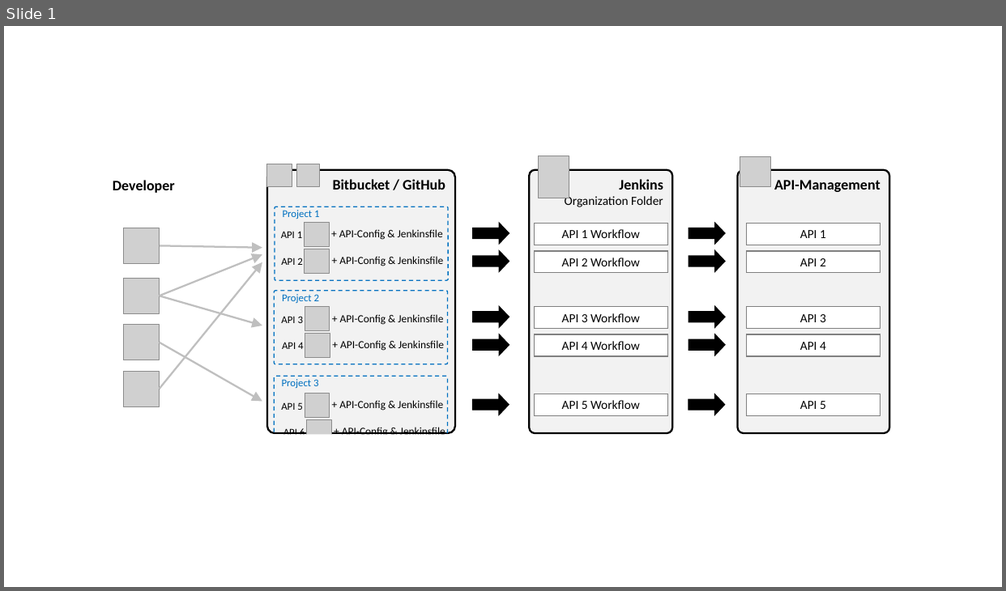
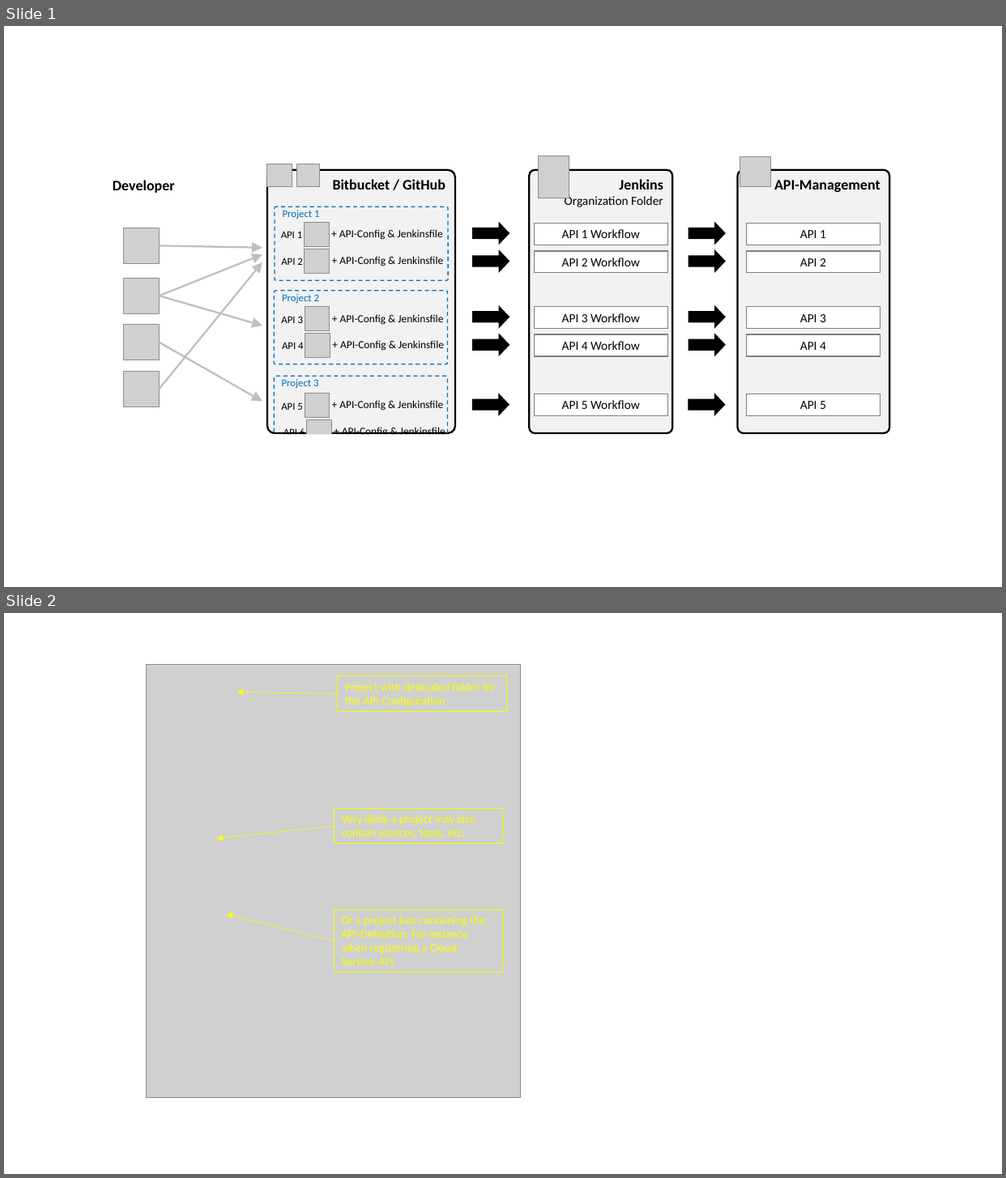
Before and after one commit to Axway-API-Management-Plus/apim-cli, a slide deck: misc/documentation/Images.pptx. Shown one above the other, each under a label of ours: slide 1 before the commit, slides 1 and 2 after it. The pictures are 1006x591 and 1006x1178 pixels, drawn with LibreOffice and Linux fonts; fonts in the diff are those of the drawing; grey boxes stand for pictures; background and template pictures are left out. Boxes give left, top, right and bottom in pixels: in the first picture for what was removed or moved away, otherwise in the second. Text is boxed around its words. In the diff, an @@ line names an element or a change of style, - is before the commit and + after.

```diff
--- a/misc/documentation/Images.pptx
+++ b/misc/documentation/Images.pptx
@@ slide 2 added at [4, 613, 1002, 1174], background #FFFFFF @@
@@ picture added at [147, 665, 521, 1098] @@
@@ rectangle added at [338, 676, 507, 711], outline #FFFF00 0.75 pt, 11 pt, text #FFFF00 @@
+Project with dedicated folder for the API-Configuration
@@ arrow added from (338, 694) to (236, 692), #FFFF00 0.5 pt @@
@@ arrow added from (334, 826) to (216, 838), #FFFF00 0.5 pt @@
@@ rectangle added at [334, 808, 503, 844], outline #FFFF00 0.75 pt, 11 pt, text #FFFF00 @@
+Very likely a project may also contain sources, tools, etc.
@@ arrow added from (334, 941) to (226, 914), #FFFF00 0.5 pt @@
@@ rectangle added at [334, 909, 503, 973], outline #FFFF00 0.75 pt, 11 pt, text #FFFF00 @@
+Or a project just containing the API-Definition. For instance when registering a Cloud-Service-API.
```
Also in this commit, not shown: 1 other file.
